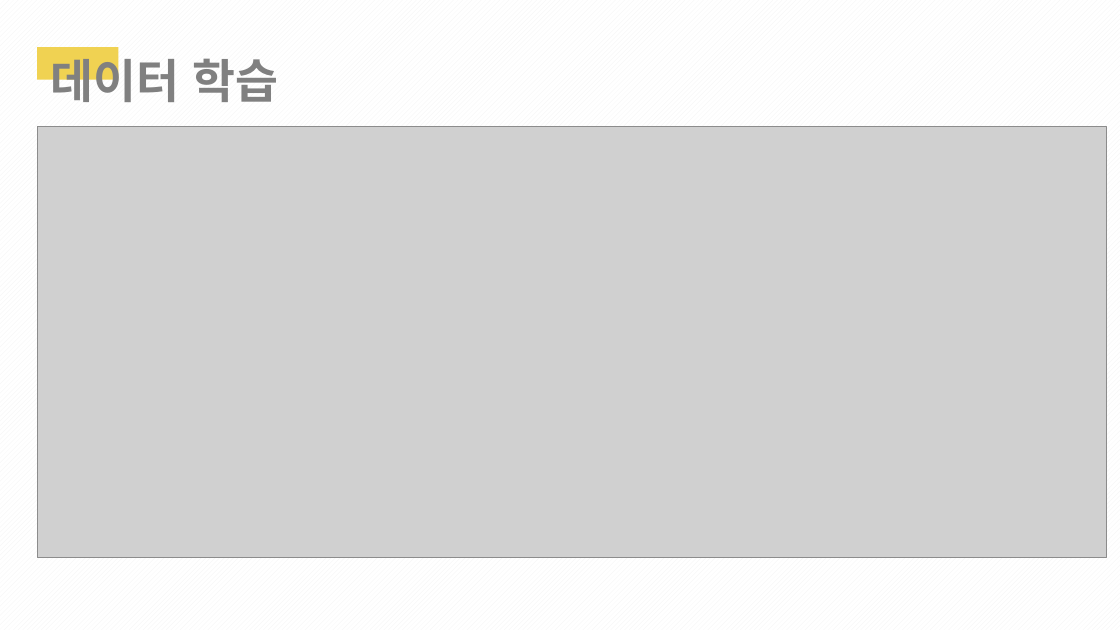
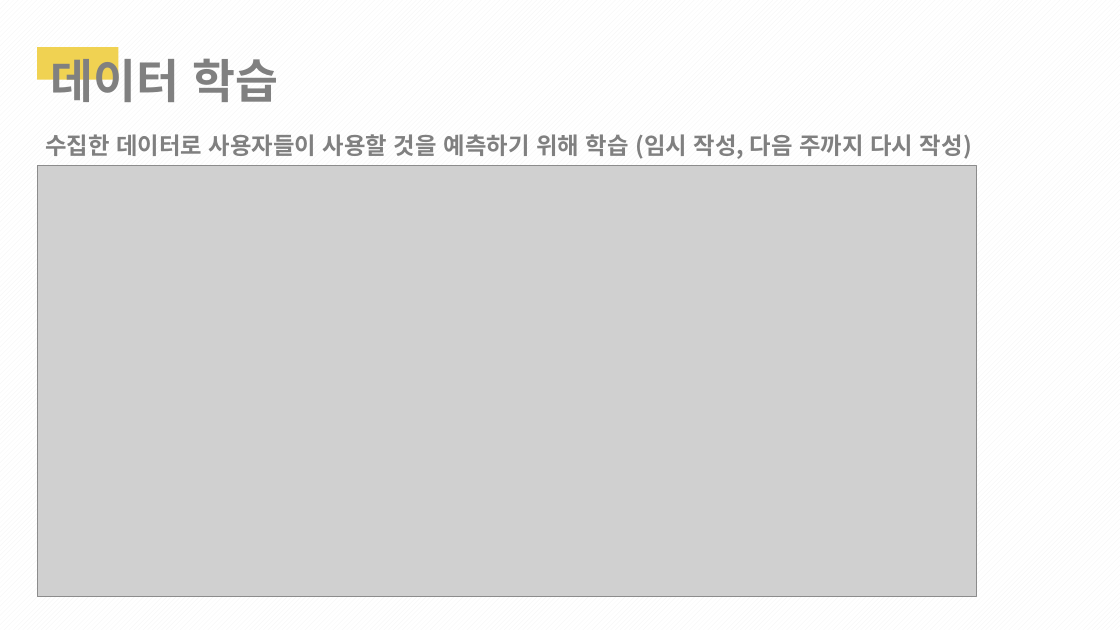
Before and after one commit to 1team-CapstonDesign1/weekly_Report, a slide deck: slide 21 of Week_13/1조_13주차_cd_발표PPT.pptx. Drawn at 1120x630 pixels with LibreOffice and Linux fonts; fonts in the diff are those of the drawing; grey boxes stand for pictures. Boxes give left, top, right and bottom in pixels: in the first picture for what was removed or moved away, otherwise in the second. Text is boxed around its words. In the diff, an @@ line names an element or a change of style, - is before the commit and + after.

```diff
--- a/Week_13/1조_13주차_cd_발표PPT.pptx
+++ b/Week_13/1조_13주차_cd_발표PPT.pptx
@@ text added at [45, 134, 972, 159], 20 pt, text #808080, bold @@
+수집한 데이터로 사용자들이 사용할 것을 예측하기 위해 학습 (임시 작성, 다음 주까지 다시 작성)
@@ picture: place and size @@
-picture at [37, 127, 1107, 558]
+picture at [37, 166, 976, 597]
```
Also in this commit, not shown: 11 other slides changed, 2 other files.
